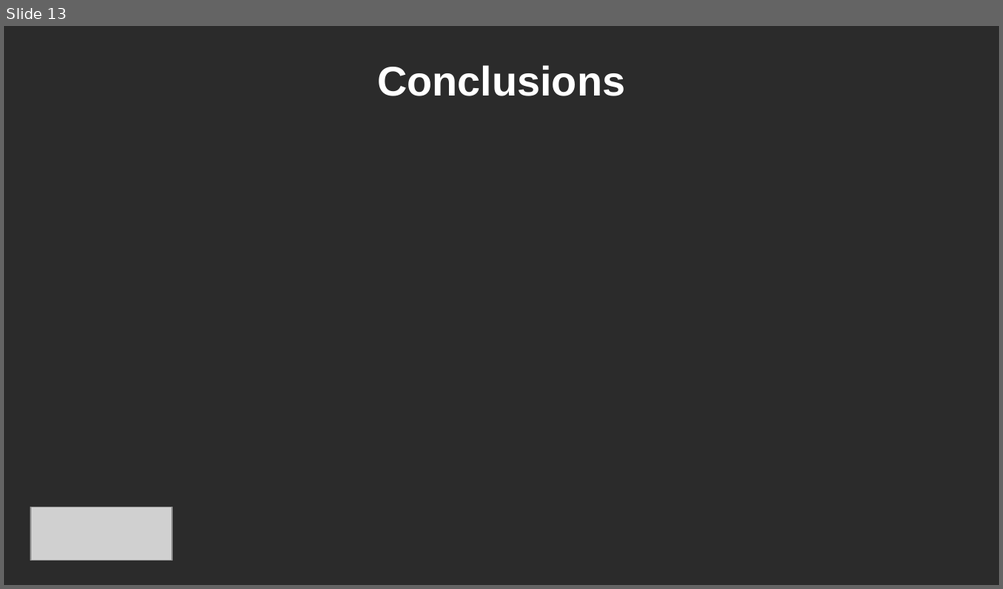
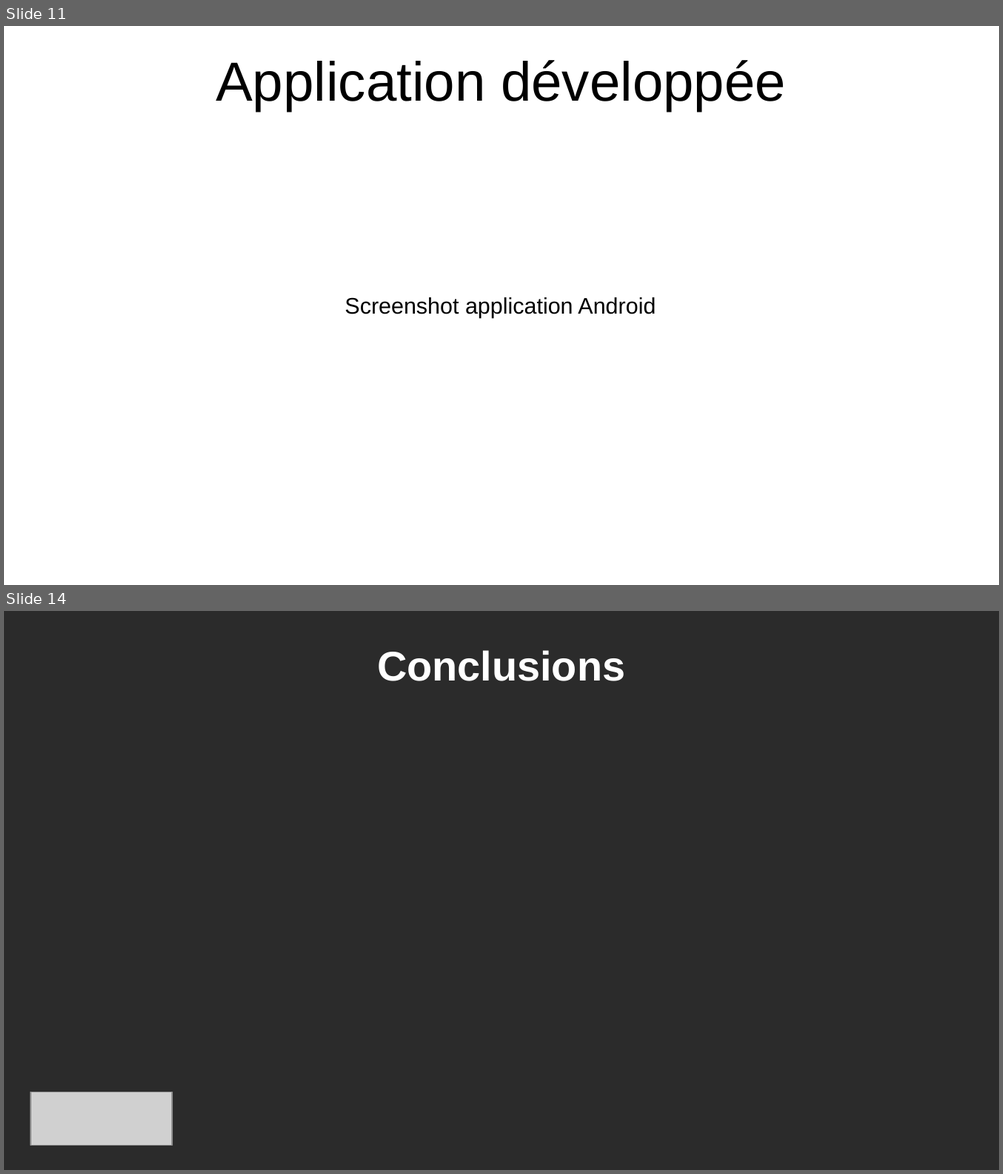
Before and after one commit to MSIR2018/Supervision-Cacti, a slide deck: Powerpoint.pptx. Shown one above the other, each under a label of ours: slide 13 before the commit, slides 11 and 14 after it; the slides between them are not shown. The pictures are 1003x589 and 1003x1174 pixels, drawn with LibreOffice and Linux fonts; fonts in the diff are those of the drawing; grey boxes stand for pictures; background and template pictures are left out; a plain dark background stands for a picture behind light text. Boxes give left, top, right and bottom in pixels: in the first picture for what was removed or moved away, otherwise in the second. Text is boxed around its words. In the diff, an @@ line names an element or a change of style, - is before the commit and + after.

```diff
--- a/Powerpoint.pptx
+++ b/Powerpoint.pptx
@@ slide 11 added at (x1=4, y1=26, x2=999, y2=585), background picture (left out) @@
@@ text added at (x1=216, y1=60, x2=785, y2=111), 44 pt, text #000000 @@
+Application développée
@@ text added at (x1=344, y1=298, x2=655, y2=318), 18 pt, text #000000 @@
+Screenshot application Android
@@ what was slide 13 is now slide 14 @@
```
Also in this commit, not shown: 3 slides changed.
